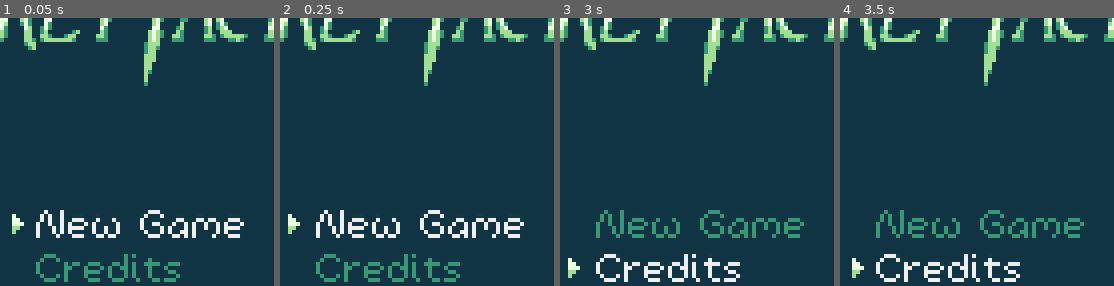
Above: before the commit, frames 1-4 (left to right).
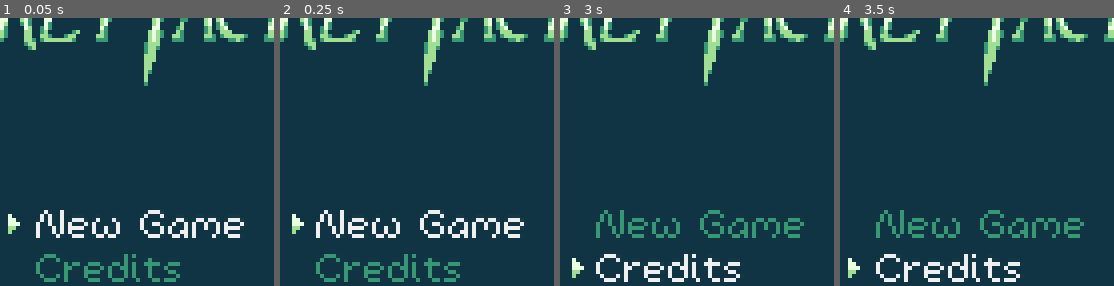
Above: after the commit, the same moments.

Repository: kevinlights/titan_tactics
Game: Godot game, scene res://scenes/landing.tscn
Two runs of this game, one before a commit and one after it. Both use one fixed random seed, a clock stepped at 60 frames per second and the inputs below.
Inputs:
- Up to frame 1 (0.05 s): no input
- Up to frame 2 (0.25 s): no input
- Up to frame 3 (3 s): click "Credits" at 0.5 s; click "New Game" at 1.25 s; click "New Game" at 2 s; click "ok!" at 2.75 s
- Up to frame 4 (3.5 s): no input
The pictures show only the part of the screen within x 26-76%, y 26-76%; the shares and areas given below are measured in that part.

The runs differ from the first frame. In frame 1, 0.2% of the frame differs, in the area x 2-9%, y 73-81%; in frame 2, 0.2%; in frame 3, 0.2%; in frame 4, 0.2%.

Commit message:
Fixed enter key binding

Diff:
--- a/project.godot
+++ b/project.godot
@@ -132,6 +132,7 @@
 "events": [ Object(InputEventKey,"resource_local_to_scene":false,"resource_name":"","device":0,"alt":false,"shift":false,"control":false,"meta":false,"command":false,"pressed":false,"scancode":16777222,"unicode":0,"echo":false,"script":null)
 , Object(InputEventJoypadButton,"resource_local_to_scene":false,"resource_name":"","device":0,"button_index":0,"pressure":0.0,"pressed":false,"script":null)
 , Object(InputEventKey,"resource_local_to_scene":false,"resource_name":"","device":0,"alt":false,"shift":false,"control":false,"meta":false,"command":false,"pressed":false,"scancode":88,"unicode":0,"echo":false,"script":null)
+, Object(InputEventKey,"resource_local_to_scene":false,"resource_name":"","device":0,"alt":false,"shift":false,"control":false,"meta":false,"command":false,"pressed":false,"scancode":16777221,"unicode":0,"echo":false,"script":null)
  ]
 }
 ui_select={
--- a/scenes/landing.tscn
+++ b/scenes/landing.tscn
@@ -102,6 +102,7 @@
 visible = false
 position = Vector2( -2, 0 )
 frames = SubResource( 4 )
+frame = 1
 playing = true
 centered = false
 offset = Vector2( -1, 2 )
@@ -122,7 +123,6 @@
 visible = false
 position = Vector2( -2, 0 )
 frames = SubResource( 4 )
-frame = 1
 playing = true
 centered = false
 offset = Vector2( -1, 2 )
@@ -144,6 +144,7 @@
 visible = false
 position = Vector2( -2, 0 )
 frames = SubResource( 4 )
+frame = 1
 playing = true
 centered = false
 offset = Vector2( -1, 2 )
@@ -163,6 +164,7 @@
 visible = false
 position = Vector2( -2, 0 )
 frames = SubResource( 4 )
+frame = 1
 playing = true
 centered = false
 offset = Vector2( -1, 2 )
--- a/scripts/ai/naive.gd
+++ b/scripts/ai/naive.gd
@@ -43,10 +43,11 @@
 			return
 		if character.character.turn_limits.move_distance > 1 and distance > character.character.atk_range:
 			var path = get_path_to(character.tile, enemy.tile, character.character.turn_limits.move_distance, character)
-			if path and path.size() > 0:
+			if path and path.size() > 1:
 				print("AI (" + character.character.name + ") says move")
 				character.move(path)
 				world.get_node("select").tile = path[path.size() - 1] / Vector2(Game.cell_size, Game.cell_size)
+				return
 			else:
 				print("AI (" + character.character.name + ") says wait (path too short)")
 				world.advance_turn()
Not shown, added: Music/._forest_theme.ogg.import
